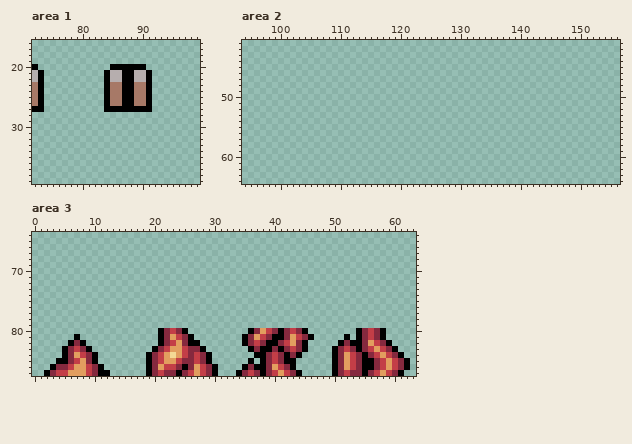
Pixel-art file: aseprite/items.aseprite. The picture above is the old version.
160x160 pixels, 1 frame. Pixels under 10% opacity are left out. Colours within 5 levels of each other are drawn and written as one. Shown: area 1: x 72..99, y 16..39; area 2: x 94..156, y 41..64; area 3: x 0..63, y 64..87.
The result:
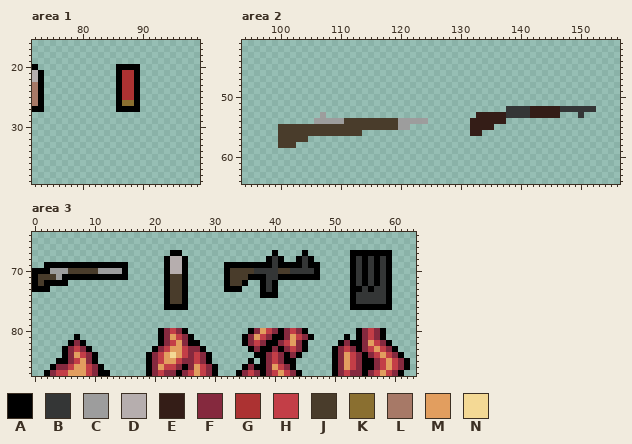
Palette (. is transparent): A #000000  B #343636  C #9d9d9d  D #b6aeae  E #341d17  F #85293e  G #ac3232  H #c33e47  J #493c2b  K #8a6f30  L #a77967  M #e29e5f  N #f4d995
Diff:
Area 1:
y 20: x 85 A -> .; x 90 A -> .
y 21..22: x 84..91 ADDAADDA -> ..AGGA..
y 23..25: x 84..91 ALLAALLA -> ..AGGA..
y 26: x 84..91 ALLAALLA -> ..AKKA..
y 27: x 84..85 AA -> ..; x 90..91 AA -> ..
Area 2:
y 52: x 138..152 ............... -> BBBBEEEEEBBBBBB
y 53: x 107 . -> C; x 133..146 .............. -> EEEEEBBBBEEEEE; x 150 . -> B
y 54: x 106..124 ................... -> CCCCCJJJJJJJJJCCCCC; x 132..137 ...... -> EEEEEE
y 55: x 100..121 ...................... -> JJJJJJJJJJJJJJJJJJJJCC; x 132..135 .... -> EEEE
y 56: x 100..113 .............. -> JJJJJJJJJJJJJJ; x 132..133 .. -> EE
y 57: x 100..104 ..... -> JJJJJ
y 58: x 100..102 ... -> JJJ
Area 3:
y 67: x 23..24 .. -> AA; x 40 . -> A; x 45 . -> A; x 53..59 ....... -> AAAAAAA
y 68: x 22..25 .... -> ADDA; x 39..41 ... -> ABA; x 44..46 ... -> ABA; x 53..59 ....... -> ABABABA
y 69: x 2..15 .............. -> AAAAAAAAAAAAAA; x 22..25 .... -> ADDA; x 32..47 ................ -> AAAAAAAABAAAABAA; x 53..59 ....... -> ABABABA
y 70: x 0..15 ................ -> AAACCCJJJJJCCCCA; x 22..25 .... -> ADDA; x 32..47 ................ -> AJJJJBBBBJJBBBBA; x 53..59 ....... -> ABABABA
y 71: x 0..15 ................ -> AJJJCAAAAAAAAAAA; x 22..25 .... -> AJJA; x 32..47 ................ -> AJJJAAABBAAAAAAA; x 53..59 ....... -> ABABABA
y 72: x 0..5 ...... -> AJAAAA; x 22..25 .... -> AJJA; x 32..35 .... -> AJJA; x 38..40 ... -> ABA; x 53..59 ....... -> ABABABA
y 73: x 0..2 ... -> AAA; x 22..25 .... -> AJJA; x 32..34 ... -> AAA; x 38..40 ... -> ABA; x 53..59 ....... -> AABABBA
y 74: x 22..25 .... -> AJJA; x 38..40 ... -> AAA; x 53..59 ....... -> ABBBBBA
y 75: x 22..25 .... -> AJJA; x 53..59 ....... -> ABBBBBA
y 76: x 22..25 .... -> AAAA; x 53..59 ....... -> AAAAAAA
Changed places in both pictures, as pixel boxes (x1, y1, x2, y2):
changed: (104, 64, 152, 112)
added: (470, 106, 596, 136)
added: (278, 112, 428, 148)
added: (164, 250, 188, 310)
added: (224, 250, 320, 298)
added: (350, 250, 392, 310)
added: (32, 262, 128, 292)
